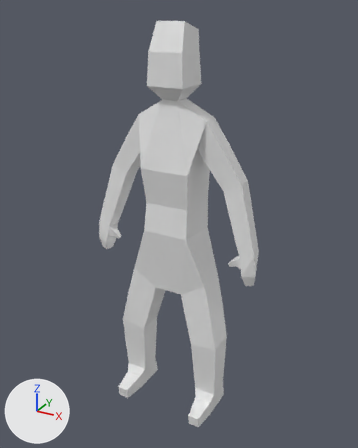
A saved change to the Blender file Assets_models/person/person.blend.
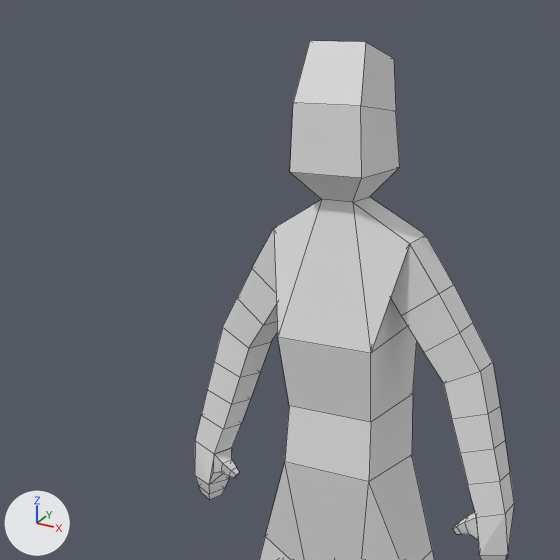
There are two pictures of each version: one whole from a 50 mm camera at (2.18, -3.88, 2.33) aimed at (0.04, 0.01, 0.39), one close up on the part from 1% to 79% of the width and 0% to 62% of the height. Arrows for +X, +Y and +Z are at lower left; the lights stay in place. The close-ups show mesh edges as thin lines.

The scene before the commit, as lines of its bpy script (objects in view):
```python
me_vert_002 = bpy.data.meshes.new('Vert.002')
me_vert_002.from_pydata(...)  # 241 vertices, 244 faces; spans x -0.88..0.88, y -0.41..0.27, z -1.66..2.22
# before: 16 (0.13, -0.06, 2.22) at pixel (365, 41), 17 (-0.13, -0.06, 2.22) at pixel (309, 40), 18 (-0.13, 0.19, 2.15), 19 (0.13, 0.19, 2.15) at pixel (393, 58), 46 (0.08, -0.08, 1.58) at pixel (352, 202)
# before: 47 (-0.08, -0.08, 1.58) at pixel (321, 199), 48 (-0.08, 0.08, 1.58), 49 (0.08, 0.08, 1.58) at pixel (369, 196), 58 (0.17, -0.17, 1.7) at pixel (361, 178), 59 (-0.17, -0.17, 1.7) at pixel (289, 172)
# before: 60 (-0.17, 0.17, 1.7), 61 (0.17, 0.17, 1.7) at pixel (399, 167), 74 (0.16, -0.16, 1.98) at pixel (360, 105), 75 (-0.16, -0.16, 1.98) at pixel (293, 102), 76 (-0.16, 0.16, 1.94)
# before: 77 (0.16, 0.16, 1.94) at pixel (395, 110)
ob_vert_002 = bpy.data.objects.new('Vert.002', me_vert_002)
ob_vert_002.location = (0.0, 0.0, 0.0)
```
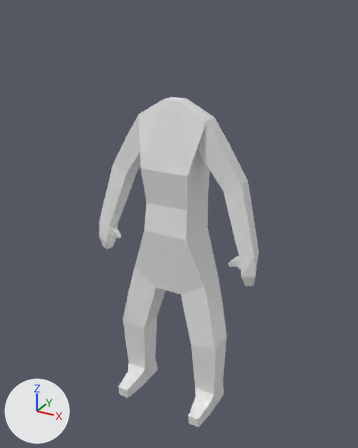
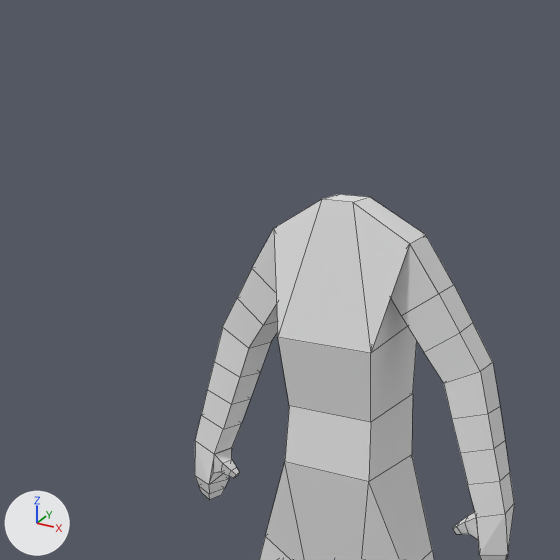
Boxes (x1, y1, x2, y2) around the edits, measured in the close-ups (560 x 560 px):
'Vert.002', reshaped: before (195, 41, 514, 560); after (195, 194, 514, 560)
part 1 of me_vert_002, cut back: before (290, 41, 400, 202); after (324, 194, 368, 202)

The edits, one by one:
me_vert_002 has 241 vertices, 244 faces and spans x -0.88..0.88, y -0.41..0.27, z -1.66..2.22.
me_vert_002 is used by ob_vert_002; location (0.0, 0.0, 0.0).
Verts and faces of me_vert_002; kept vertices keep their numbers, new ones are numbered from 241.
Part 1, on me_vert_002:
Vertices deleted: 16 to 19, 58 to 61, 74 to 77 (with the faces that use them).
New faces: (46, 49, 48, 47).
